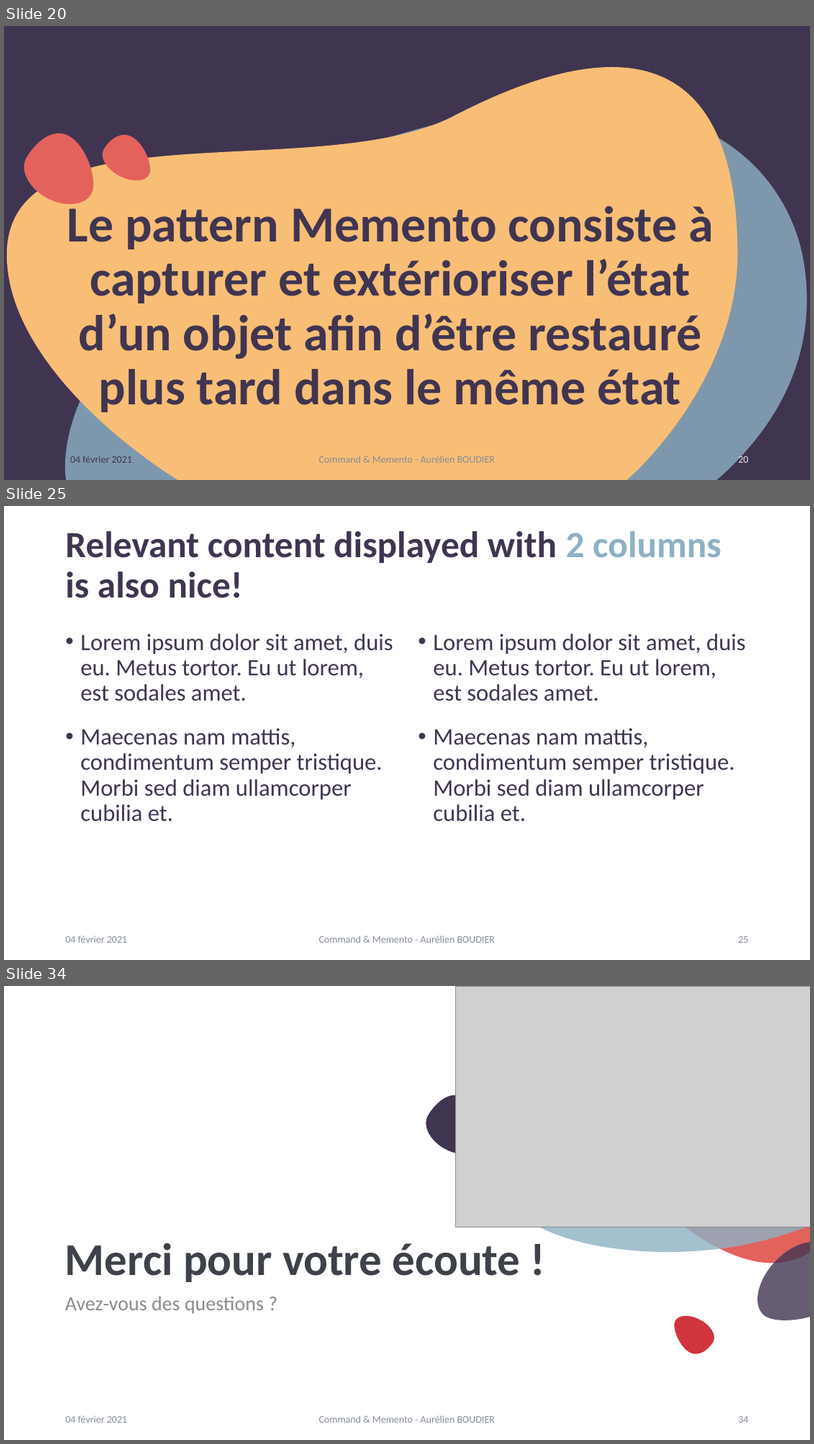
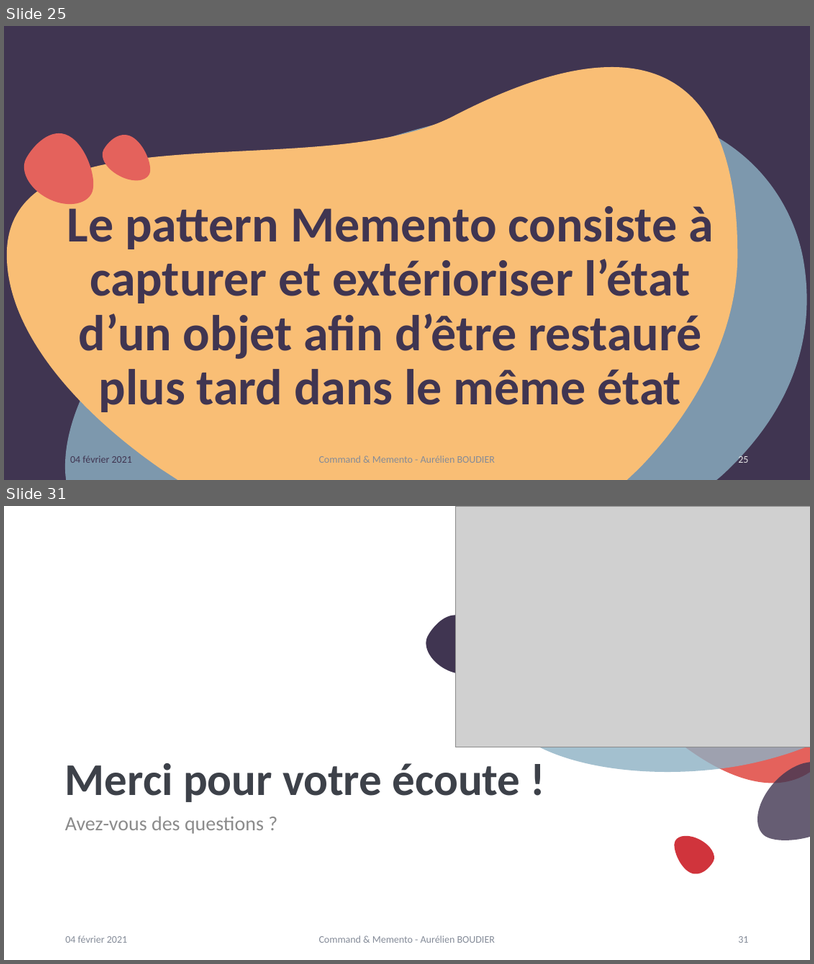
Before and after one commit to kyweez/CDA-14-DESIGN-PATTERN, a slide deck: 01-Powerpoint-presentation/PowerpointPresentation.pptx. Shown one above the other, each under a label of ours: slides 20, 25 and 34 before the commit, slides 25 and 31 after it; the slides between them are not shown. The pictures are 814x1444 and 814x964 pixels, drawn with LibreOffice and Linux fonts; fonts in the diff are those of the drawing; grey boxes stand for pictures. Boxes give left, top, right and bottom in pixels: in the first picture for what was removed or moved away, otherwise in the second. Text is boxed around its words. In the diff, an @@ line names an element or a change of style, - is before the commit and + after.

Commit message:
Commnand & Memento pattern / Done

```diff
--- a/01-Powerpoint-presentation/PowerpointPresentation.pptx
+++ b/01-Powerpoint-presentation/PowerpointPresentation.pptx
@@ slide 25 removed at <box>4,506,810,960</box>, background #FFFFFF @@
@@ title removed at <box>65,531,722,598</box> @@
-Relevant content displayed with 2 columns is also nice!
@@ text removed at <box>80,633,394,821</box> @@
-• Lorem ipsum dolor sit amet, duis eu. Metus tortor. Eu ut lorem, est sodales amet.
-• Maecenas nam mattis, condimentum semper tristique. Morbi sed diam ullamcorper cubilia et.
@@ text removed at <box>433,633,746,821</box> @@
-• Lorem ipsum dolor sit amet, duis eu. Metus tortor. Eu ut lorem, est sodales amet.
-• Maecenas nam mattis, condimentum semper tristique. Morbi sed diam ullamcorper cubilia et.
@@ text removed at <box>65,935,127,942</box> @@
-04 février 2021
@@ text removed at <box>319,935,495,942</box> @@
-Command & Memento - Aurélien BOUDIER
@@ page number removed at <box>738,936,748,942</box> @@
-25
@@ what was slide 20 is now slide 25 @@
@@ page number at <box>738,454,748,462</box>: text changed @@
-20
+25
@@ what was slide 34 is now slide 31 @@
@@ page number at <box>738,936,748,942</box>: text changed @@
-34
+31
```
Also in this commit, not shown: 11 slides changed, 7 slides added, 9 other slides removed, 6 other files.
